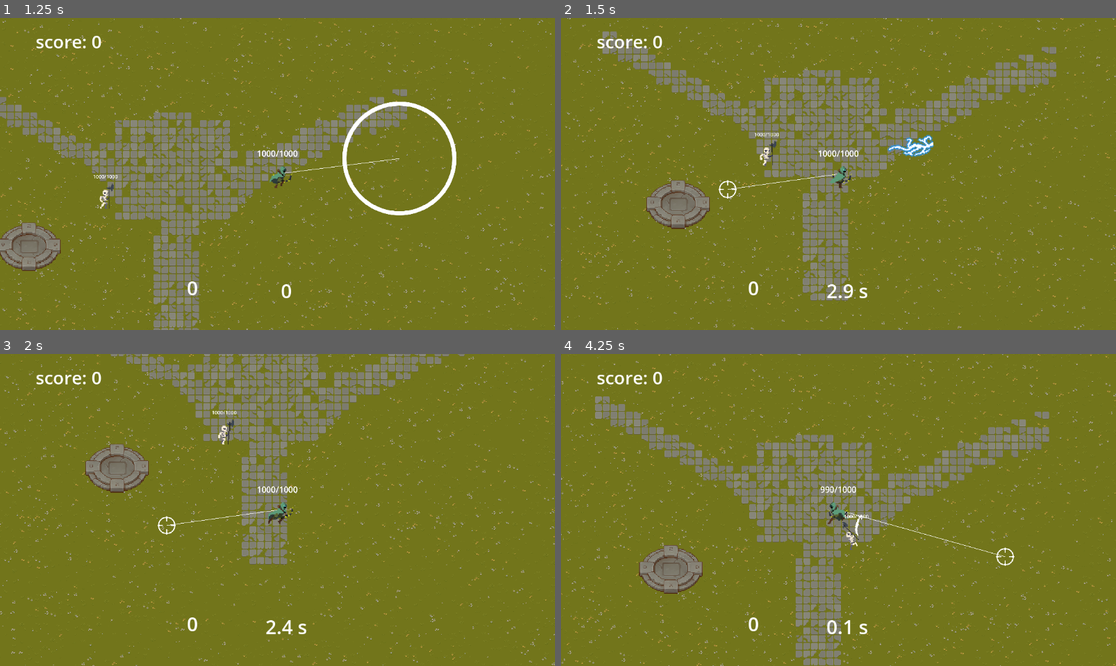
Above: before the commit, frames 1-4 (two rows, left to right).
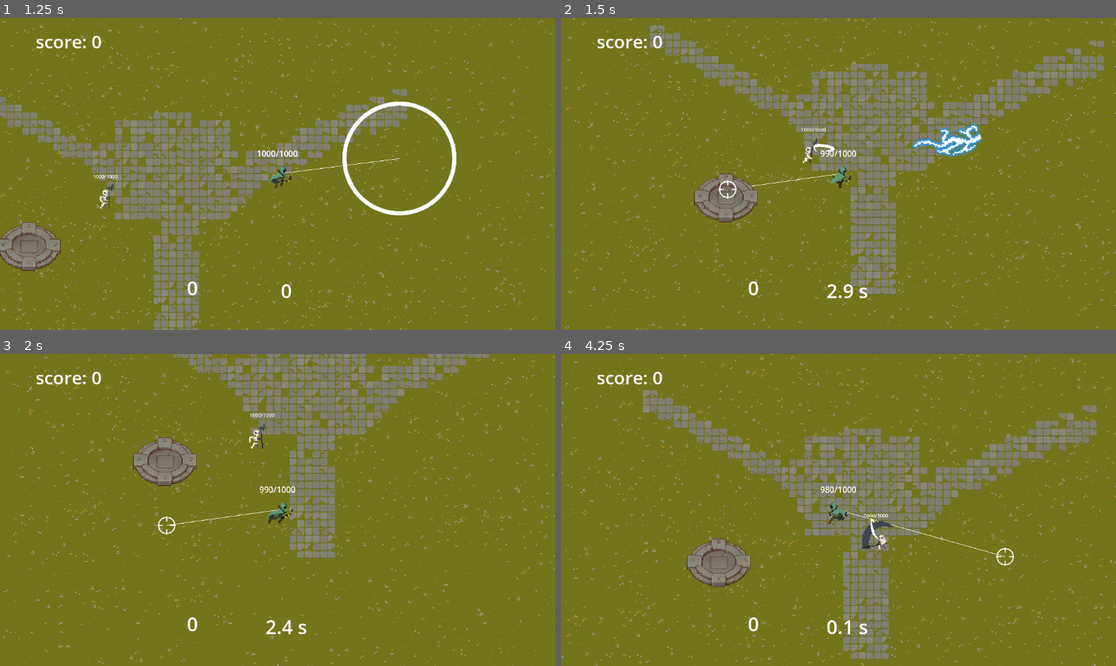
Above: after the commit, the same moments.

Repository: tortoise501/DNS-game
Game: Godot game, scene res://scenes/world.tscn
Two runs of this game, one before a commit and one after it. Both use one fixed random seed, a clock stepped at 60 frames per second and the inputs below.
Inputs (mouse positions are in pixels of both pictures, inside the frame that each line leads up to):
- Up to frame 1 (1.25 s): move the mouse to (399, 158) at 0.52 s; hold Right (ui_right) from 0.53 s (still down); tap 1 (ability_1) at 0.6 s
- Up to frame 2 (1.5 s): move the mouse to (727, 189) at 1.27 s; release Right (ui_right) at 1.28 s; hold Down (ui_down) from 1.28 s (still down); tap 2 (ability_2) at 1.35 s
- Up to frame 3 (2 s): keep holding Down (ui_down)
- Up to frame 4 (4.25 s): move the mouse to (894, 441) at 2.02 s; release Down (ui_down) at 2.03 s; hold Right (ui_right) 2.03-2.78 s; click (894, 441) at 2.1 s; move the mouse to (810, 572) at 2.77 s; hold Up (ui_up) 2.78-3.53 s; tap 1 (ability_1) at 2.85 s; move the mouse to (1005, 556) at 3.52 s; hold Left (ui_left) from 3.53 s (still down); tap 2 (ability_2) at 3.6 s

Frame 1 is identical in both runs. In frame 2, 22% of the frame differs, in the area x 0-100%, y 0-100%; in frame 3, 17%; in frame 4, 22%.

Commit message:
fixed enemy rotation

Diff:
--- a/prefabs/Enemy/enemy.gd
+++ b/prefabs/Enemy/enemy.gd
@@ -52,12 +52,18 @@
 
 	velocity = current_agent_position.direction_to(next_path_position) * movement_speed
 
+	if velocity.x >= 0:
+		animation_handler.flip_h = false
+	else:
+		animation_handler.flip_h = true
+
 
 	move_and_slide()
 	set_movement_target(get_parent().player.global_position)
 
 func _process(delta: float) -> void:
-
+	if !active:
+		return
 	var player_pos = get_parent().player.global_position
 	if last_attack_time + attack_time < Time.get_ticks_msec() && (player_pos - global_position).length() < attack_distance:
 		last_attack_time = Time.get_ticks_msec()
--- a/prefabs/player/player_weapon.gd
+++ b/prefabs/player/player_weapon.gd
@@ -8,7 +8,7 @@
 @onready var aim_point = get_node("/root/Node2D/AimPoint")
 @onready var aim_point_sprite: Sprite2D = get_node("/root/Node2D/AimPoint/Sprite2D")
 
-var simple_shot_damage = 350
+var simple_shot_damage = 300
 
 var arrow_rain_count = 50
 var arrow_rain_radius = 100
@@ -19,7 +19,7 @@
 
 var dash_KD = 3000
 var last_time_dash_used = -3000
-var dash_power = 200
+var dash_power = 300
 var dash_damage = 200
 
 signal shot(int)
